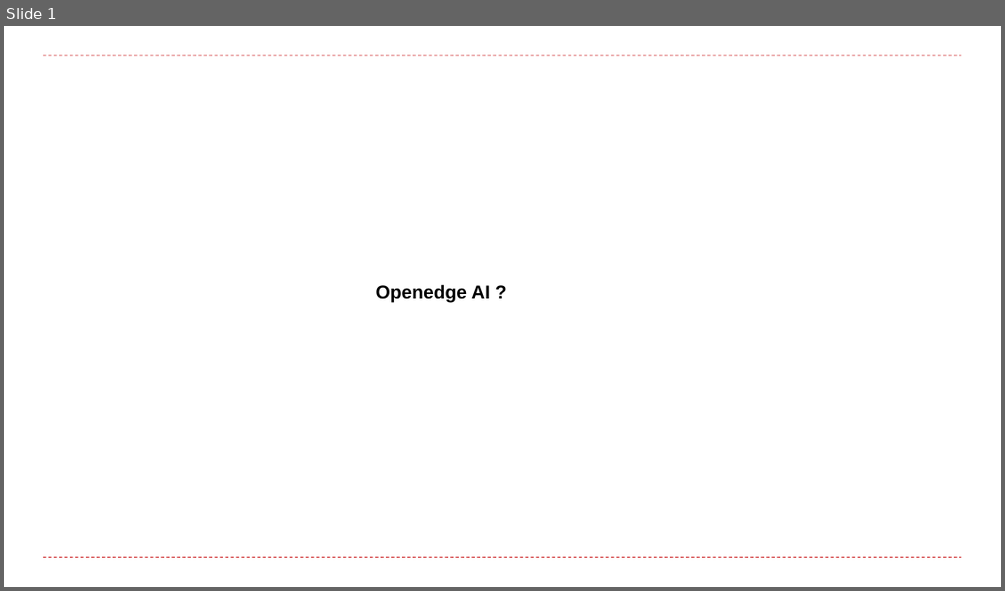
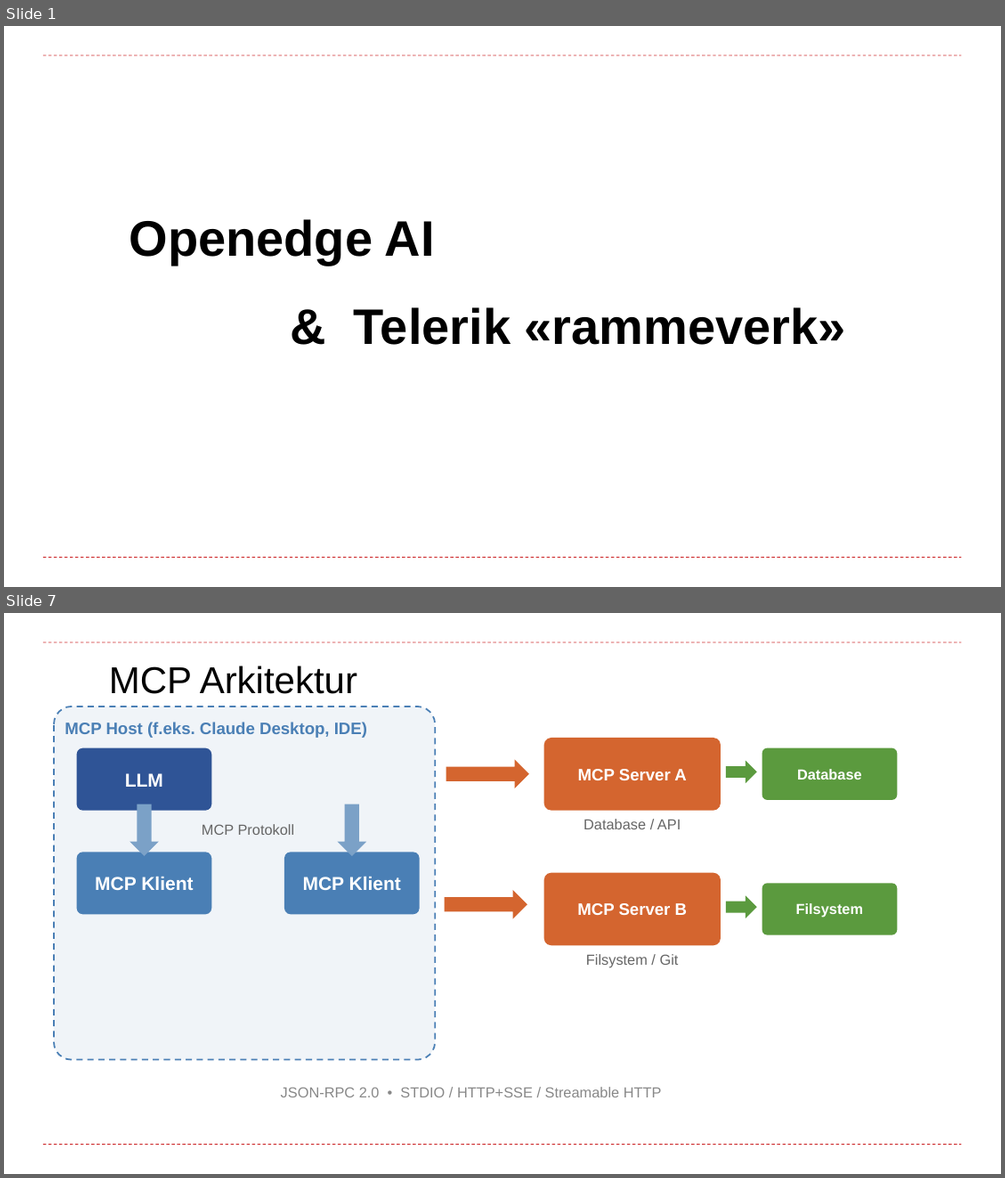
Before and after one commit to curtoldenborg/mcp, a slide deck: resources/documents/Brukerforeningen_2026.pptx. Shown one above the other, each under a label of ours: slide 1 before the commit, slides 1 and 7 after it; the slides between them are not shown. The pictures are 1005x591 and 1005x1178 pixels, drawn with LibreOffice and Linux fonts; fonts in the diff are those of the drawing; background and template pictures are left out. Boxes give left, top, right and bottom in pixels: in the first picture for what was removed or moved away, otherwise in the second. Text is boxed around its words. In the diff, an @@ line names an element or a change of style, - is before the commit and + after.

```diff
--- a/resources/documents/Brukerforeningen_2026.pptx
+++ b/resources/documents/Brukerforeningen_2026.pptx
@@ slide 7 added at (4,613,1001,1174), background #FFFFFF; not listed: 2 template elements that a slide beside it also shows @@
@@ text added at (109,666,357,694), 36 pt, text #000000 @@
+MCP Arkitektur
@@ rounded rectangle added at (54,706,436,1060), fill #F0F4F8, outline #4A7FB5 1.5 pt dashed, 16 pt, text #4A7FB5, bold @@
+MCP Host (f.eks. Claude Desktop, IDE)
@@ rounded rectangle added at (544,738,720,811), fill #D4652F, 16 pt, text #FFFFFF, bold @@
+MCP Server A
@@ rounded rectangle added at (77,748,212,811), fill #2F5496, 18 pt, text #FFFFFF, bold @@
+LLM
@@ right arrow added at (446,760,529,788), fill #D4652F @@
@@ right arrow added at (726,761,757,784), fill #5B9A3E @@
@@ rounded rectangle added at (762,748,898,800), fill #5B9A3E, 14 pt, text #FFFFFF, bold @@
+Database
@@ right arrow added at (129,804,159,856), fill #7BA1C7 @@
@@ text added at (202,824,295,835), 14 pt, text #666666 @@
+MCP Protokoll
@@ right arrow added at (338,804,367,856), fill #7BA1C7 @@
@@ text added at (583,819,680,829), 14 pt, text #666666 @@
+Database / API
@@ rounded rectangle added at (77,852,212,914), fill #4A7FB5, 18 pt, text #FFFFFF, bold @@
+MCP Klient
@@ rounded rectangle added at (284,852,420,914), fill #4A7FB5, 18 pt, text #FFFFFF, bold @@
+MCP Klient
@@ rounded rectangle added at (544,873,720,945), fill #D4652F, 16 pt, text #FFFFFF, bold @@
+MCP Server B
@@ right arrow added at (445,890,527,919), fill #D4652F @@
@@ right arrow added at (726,896,757,919), fill #5B9A3E @@
@@ rounded rectangle added at (762,883,898,934), fill #5B9A3E, 14 pt, text #FFFFFF, bold @@
+Filsystem
@@ text added at (586,954,679,968), 14 pt, text #666666 @@
+Filsystem / Git
@@ text added at (281,1086,662,1097), 14 pt, text #888888 @@
+JSON-RPC 2.0 • STDIO / HTTP+SSE / Streamable HTTP
@@ slide 1 changed as well @@
@@ text at (129,219,435,265): text changed; size 18 to 48 pt @@
-Openedge AI ?
+Openedge AI
@@ text added at (354,307,846,345), 48 pt, text #000000, bold @@
+& Telerik «rammeverk»
```
Also in this commit, not shown: 20 other slides added, 25 slides removed, 2 other files.
